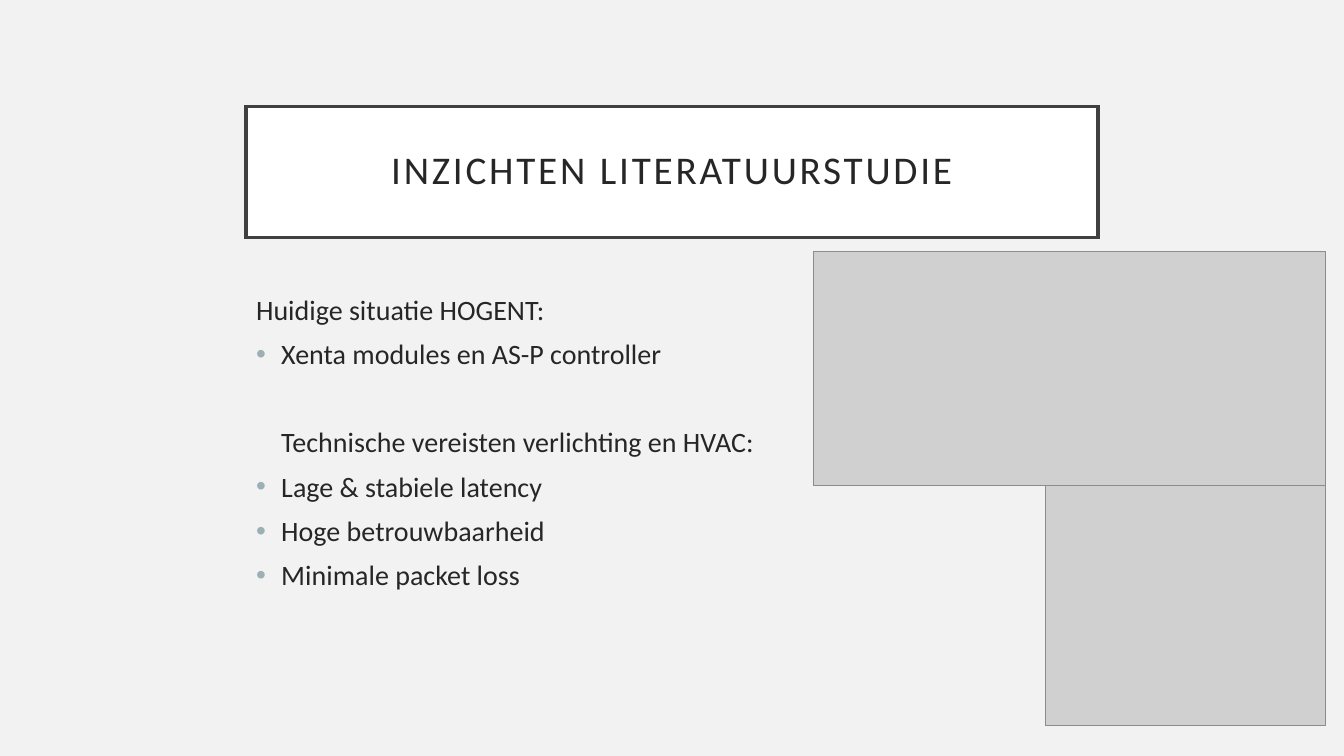
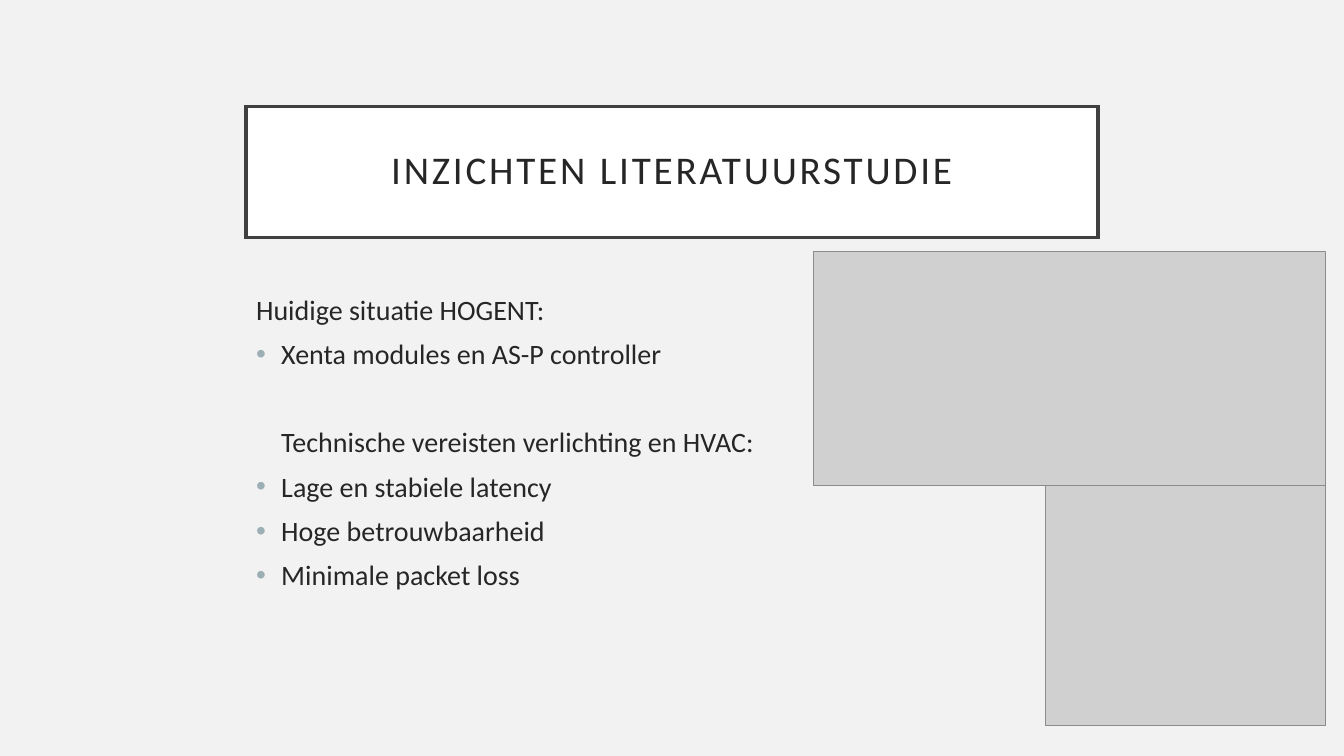
Before and after one commit to JanDeSomviele/Bachelorproef2025, a slide deck: slide 7 of Bachelorproef2025JanDeSomviele.odp. Drawn at 1344x756 pixels with LibreOffice and Linux fonts; fonts in the diff are those of the drawing; grey boxes stand for pictures. Boxes give left, top, right and bottom in pixels: in the first picture for what was removed or moved away, otherwise in the second. Text is boxed around its words. In the diff, an @@ line names an element or a change of style, - is before the commit and + after.

```diff
--- a/Bachelorproef2025JanDeSomviele.odp
+++ b/Bachelorproef2025JanDeSomviele.odp
@@ text at box(281, 477, 552, 502): text changed @@
-• Lage & stabiele latency
+• Lage en stabiele latency
```
Also in this commit, not shown: 5 other slides changed, 1 slide added, 1 slide removed, 3 other files.
